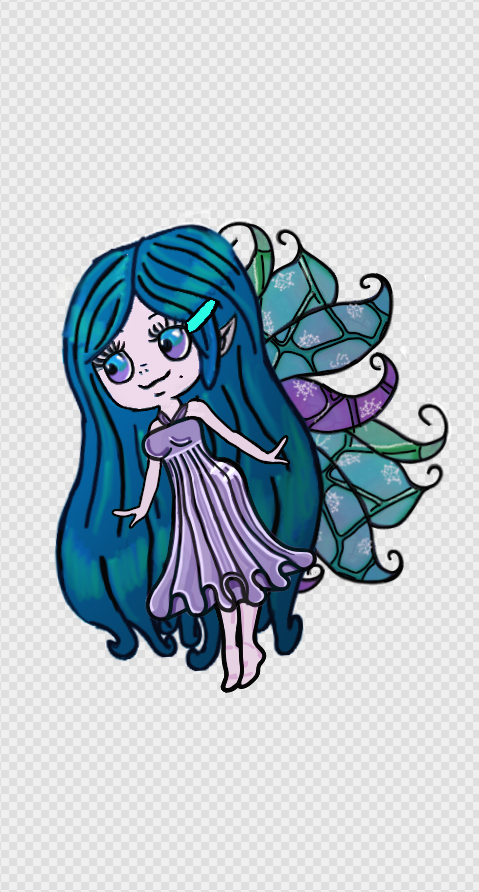
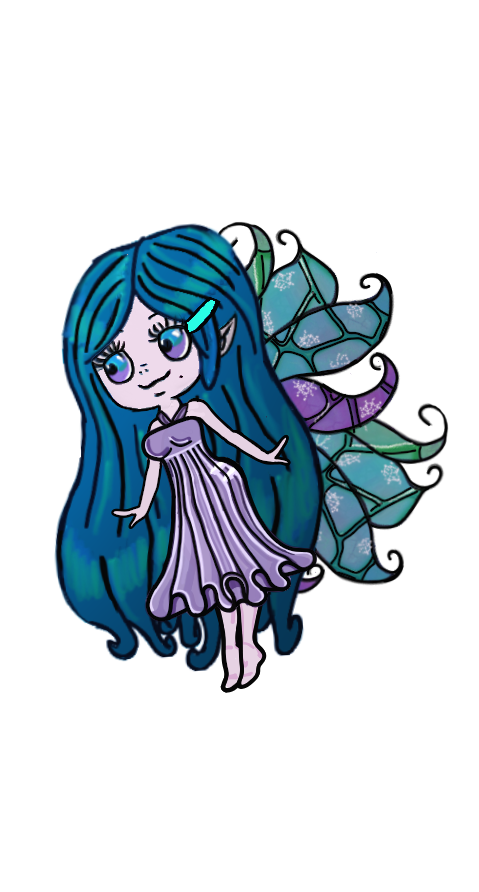
Before/after of a w=479, h=892 layered artwork. What changed in the layer stack:
painted on "Head and Hair" over [left=53, top=273, right=81, bottom=459]
painted on "Layer 4" over [left=88, top=189, right=316, bottom=283]
painted on "Layer 4 Copy" over [left=398, top=274, right=478, bottom=566]
